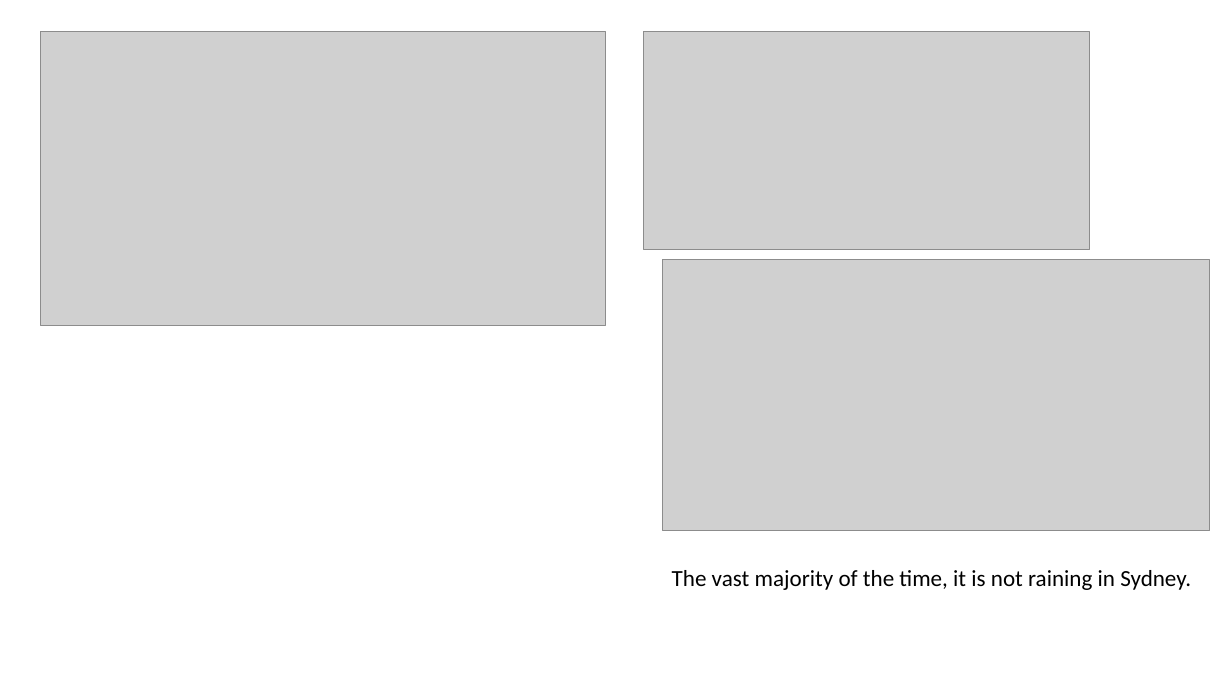
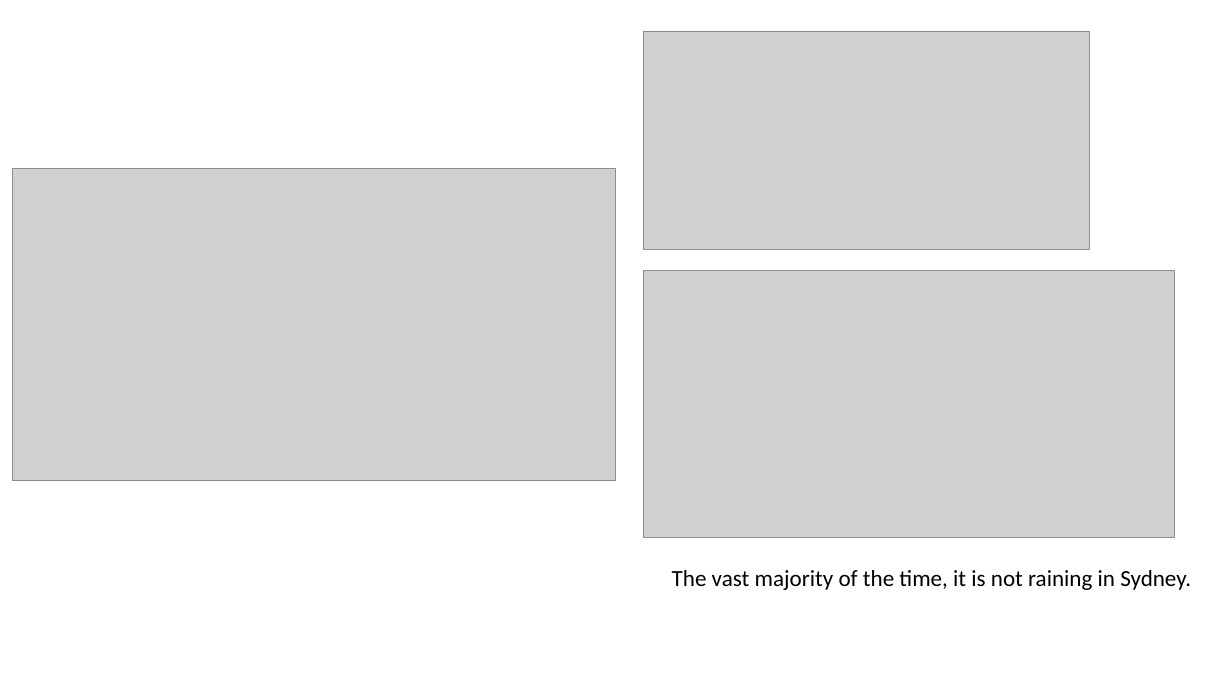
Before and after one commit to OliviaMaree/Final-Project-OliviaR, a slide deck: slide 6 of Data Science - Final - Olivia Ross.pptx (slide 5 before the commit). Drawn at 1232x693 pixels with LibreOffice and Linux fonts; fonts in the diff are those of the drawing; grey boxes stand for pictures. Boxes give left, top, right and bottom in pixels: in the first picture for what was removed or moved away, otherwise in the second. Text is boxed around its words. In the diff, an @@ line names an element or a change of style, - is before the commit and + after.

```diff
--- a/Data Science - Final - Olivia Ross.pptx
+++ b/Data Science - Final - Olivia Ross.pptx
@@ picture removed at (41,31,606,325) @@
@@ picture added at (12,169,616,481) @@
@@ picture: place and size @@
-picture at (663,260,1210,531)
+picture at (644,271,1175,539)
```
Also in this commit, not shown: 3 other slides changed, 1 slide added.
